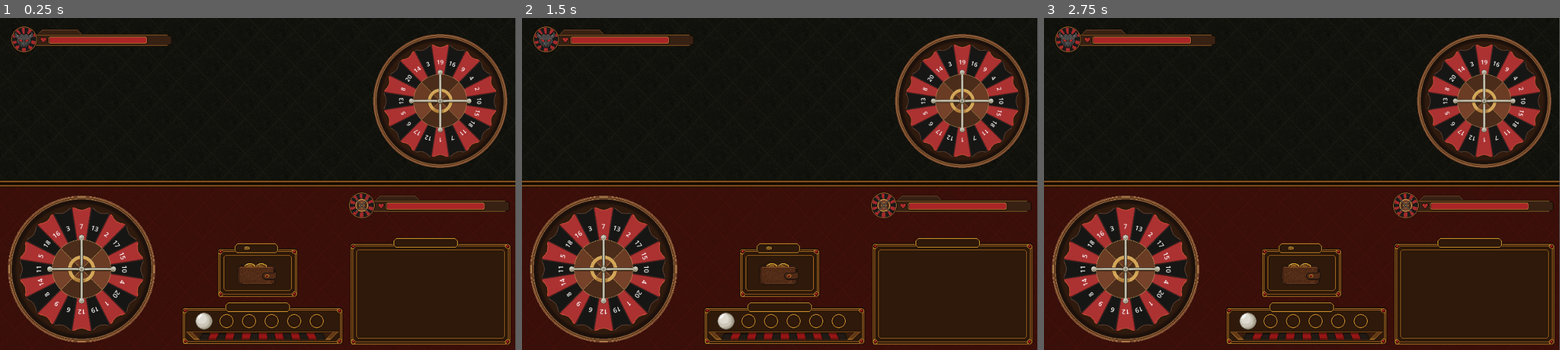
Above: before the commit, frames 1-3 (left to right).
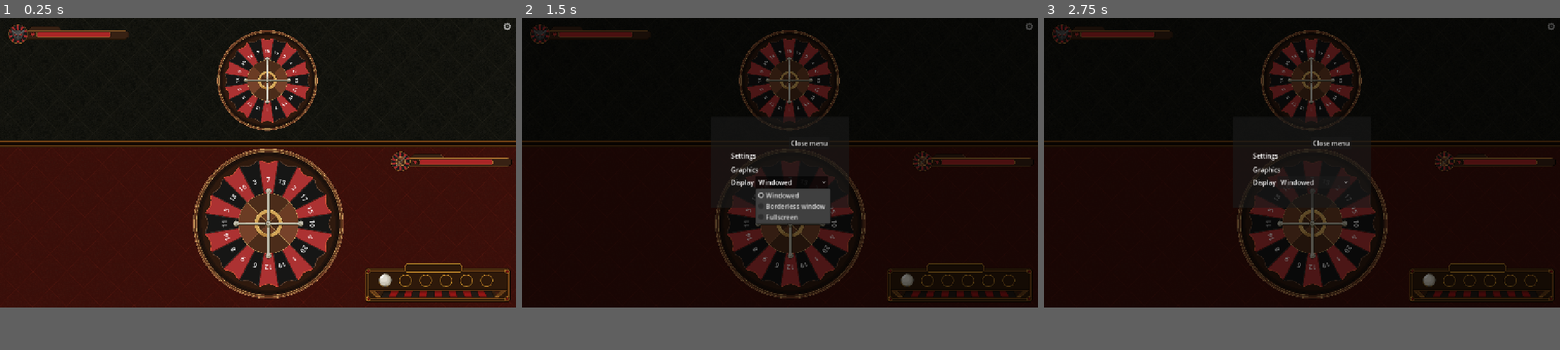
Above: after the commit, the same moments.

Repository: mgrass-dev/spin-it
Game: Godot game, scene res://scenes/main.tscn
Two runs of this game, one before a commit and one after it. Both use one fixed random seed, a clock stepped at 60 frames per second and the inputs below.
Inputs (mouse positions are in pixels of both pictures, inside the frame that each line leads up to):
- Up to frame 1 (0.25 s): no input
- Up to frame 2 (1.5 s): click (1027, 27) at 0.5 s, where only the run after the commit has a clickable "⚙"; click (790, 207) at 1.25 s, where only the run after the commit has a clickable "Windowed"
- Up to frame 3 (2.75 s): click (1549, 27) at 2 s, where only the run after the commit has a clickable "⚙"
In our replay, the window is 799x516 before the commit and 800x450 after it. These sizes can differ from the game's own. Grey fills any space a smaller window leaves; there, only what the larger window draws over its background counts as a difference.

The runs differ from the first frame. In frame 1, 40% of the frame differs, in the area x 0-100%, y 0-100%; in frame 2, 40%, in the area x 0-100%, y 1-100%; in frame 3, 40%.

Commit message:
feat: add settings menu with window mode options and 1280x720 base resolution
- Add settings_menu scene with cogwheel button, overlay and graphics panel
- Window mode option (windowed / fullscreen / exclusive fullscreen) with current state loaded on open
- Échap key closes the menu
- Switch base viewport to 1280x720 with canvas_items stretch mode

Diff:
--- a/project.godot
+++ b/project.godot
@@ -17,8 +17,10 @@
 
 [display]
 
-window/size/viewport_width=960
-window/size/viewport_height=620
+window/size/viewport_width=1280
+window/size/viewport_height=720
+window/size/mode=2
+window/stretch/mode="canvas_items"
 
 [physics]
 
--- a/scenes/main.tscn
+++ b/scenes/main.tscn
@@ -8,10 +8,9 @@
 [ext_resource type="Texture2D" uid="uid://dgu3bykqg77sd" path="res://sprites/background/barre_de_séparation.png" id="5_separator"]
 [ext_resource type="Texture2D" uid="uid://d08syq3ek6nee" path="res://sprites/hud/barre_de_vie_ennemi.png" id="6_enemy_hp"]
 [ext_resource type="Texture2D" uid="uid://bqedb6wkxmhsu" path="res://sprites/hud/barre_de_vie_perso.png" id="7_player_hp"]
-[ext_resource type="Texture2D" uid="uid://d3f6vbykshamd" path="res://sprites/hud/hud_portemonnaie.png" id="8_wallet"]
 [ext_resource type="Texture2D" uid="uid://crvcgeqwk3yuy" path="res://sprites/hud/hud_bille.png" id="9_hud_ball"]
-[ext_resource type="Texture2D" uid="uid://cv2fo2kuwiwf1" path="res://sprites/hud/hud_modificateur.png" id="10_modifier"]
-[ext_resource type="PackedScene" uid="uid://cdam8ge5x3w7ba" path="res://scenes/damage_display.tscn" id="11_damage"]
+[ext_resource type="PackedScene" uid="uid://bpbktemfxbgni" path="res://scenes/damage_display.tscn" id="11_damage"]
+[ext_resource type="PackedScene" uid="uid://bofw1sm0ss8fu" path="res://scenes/settings_menu.tscn" id="11_ya4ey"]
 
 [node name="Main" type="Node2D" unique_id=1165397904]
 script = ExtResource("1_script")
@@ -20,17 +19,18 @@
 anchor_mode = 0
 
 [node name="EnemyBackground" type="Sprite2D" parent="." unique_id=200000001]
-position = Vector2(480, 157.50002)
-scale = Vector2(1, 1.0500001)
+position = Vector2(639.99994, 210)
+scale = Vector2(1.3333333, 1.4)
 texture = ExtResource("3_enemy_bg")
 
 [node name="PlayerBackground" type="Sprite2D" parent="." unique_id=200000002]
-position = Vector2(480, 462.5)
-scale = Vector2(1, 1.0500001)
+position = Vector2(639.99994, 515)
+scale = Vector2(1.3333333, 1.4)
 texture = ExtResource("4_player_bg")
 
 [node name="Separator" type="Sprite2D" parent="." unique_id=200000003]
-position = Vector2(480, 310)
+position = Vector2(647.9999, 313.5)
+scale = Vector2(1.3499997, 1.3499997)
 texture = ExtResource("5_separator")
 
 [node name="EnemyHealthBar" type="Sprite2D" parent="." unique_id=200000004]
@@ -38,31 +38,26 @@
 texture = ExtResource("6_enemy_hp")
 
 [node name="EnemyWheel" parent="." unique_id=200000005 instance=ExtResource("1_wheel")]
-position = Vector2(820, 155)
+position = Vector2(663, 155)
 scale = Vector2(0.5, 0.5)
 
 [node name="PlayerWheel" parent="." unique_id=1552624772 instance=ExtResource("1_wheel")]
-position = Vector2(152, 468.99997)
-scale = Vector2(0.55, 0.55)
+position = Vector2(666, 511)
+scale = Vector2(0.75, 0.75)
 
 [node name="PlayerHealthBar" type="Sprite2D" parent="." unique_id=200000006]
-position = Vector2(799, 350)
+position = Vector2(1119, 357)
 texture = ExtResource("7_player_hp")
 
-[node name="HudWallet" type="Sprite2D" parent="." unique_id=200000007]
-position = Vector2(480, 471)
-texture = ExtResource("8_wallet")
-
 [node name="HudBall" type="Sprite2D" parent="." unique_id=200000008]
-position = Vector2(489, 570)
+position = Vector2(1086, 658)
+scale = Vector2(1.1999999, 1.2)
 texture = ExtResource("9_hud_ball")
-
-[node name="HudModifier" type="Sprite2D" parent="." unique_id=200000009]
-position = Vector2(802, 510)
-texture = ExtResource("10_modifier")
 
 [node name="Ball" parent="." unique_id=200000010 instance=ExtResource("2_ball")]
 z_index = 2
-position = Vector2(380, 566)
+position = Vector2(956, 652)
 
 [node name="DamageDisplay" parent="." unique_id=200000011 instance=ExtResource("11_damage")]
+
+[node name="SettingsMenu" parent="." unique_id=623952953 instance=ExtResource("11_ya4ey")]
--- /dev/null
+++ b/scenes/settings_menu.tscn
@@ -0,0 +1,96 @@
+[gd_scene format=3 uid="uid://bofw1sm0ss8fu"]
+
+[ext_resource type="Script" uid="uid://7onstwo6y4t" path="res://scripts/settings_menu.gd" id="1_05p07"]
+
+[node name="SettingsMenu" type="CanvasLayer" unique_id=623952953]
+script = ExtResource("1_05p07")
+
+[node name="SettingsButton" type="Button" parent="." unique_id=72797801]
+anchors_preset = 1
+anchor_left = 1.0
+anchor_right = 1.0
+offset_left = -42.0
+offset_bottom = 42.0
+grow_horizontal = 0
+theme_override_font_sizes/font_size = 24
+text = "⚙"
+flat = true
+
+[node name="MenuPanel" type="Control" parent="." unique_id=988914559]
+visible = false
+layout_mode = 3
+anchors_preset = 15
+anchor_right = 1.0
+anchor_bottom = 1.0
+grow_horizontal = 2
+grow_vertical = 2
+
+[node name="ColorRect" type="ColorRect" parent="MenuPanel" unique_id=1548213815]
+layout_mode = 1
+anchors_preset = 15
+anchor_right = 1.0
+anchor_bottom = 1.0
+grow_horizontal = 2
+grow_vertical = 2
+color = Color(0, 0, 0, 0.5647059)
+
+[node name="PanelContainer" type="PanelContainer" parent="MenuPanel" unique_id=293439844]
+clip_contents = true
+layout_mode = 1
+anchors_preset = 8
+anchor_left = 0.5
+anchor_top = 0.5
+anchor_right = 0.5
+anchor_bottom = 0.5
+offset_left = -172.0
+offset_top = -57.0
+offset_right = 172.0
+offset_bottom = 57.0
+grow_horizontal = 2
+grow_vertical = 2
+
+[node name="MarginContainer" type="MarginContainer" parent="MenuPanel/PanelContainer" unique_id=1663855790]
+layout_mode = 2
+theme_override_constants/margin_left = 50
+theme_override_constants/margin_top = 50
+theme_override_constants/margin_right = 50
+theme_override_constants/margin_bottom = 50
+
+[node name="VBoxContainer" type="VBoxContainer" parent="MenuPanel/PanelContainer/MarginContainer" unique_id=828561880]
+layout_mode = 2
+alignment = 1
+
+[node name="SettingsButtonClose" type="Button" parent="MenuPanel/PanelContainer/MarginContainer/VBoxContainer" unique_id=392794596]
+custom_minimum_size = Vector2(28, 28)
+layout_mode = 2
+size_flags_horizontal = 8
+text = "Close menu"
+
+[node name="Label" type="Label" parent="MenuPanel/PanelContainer/MarginContainer/VBoxContainer" unique_id=2010785763]
+layout_mode = 2
+text = "Settings"
+
+[node name="HSeparator" type="HSeparator" parent="MenuPanel/PanelContainer/MarginContainer/VBoxContainer" unique_id=542555549]
+layout_mode = 2
+
+[node name="Label2" type="Label" parent="MenuPanel/PanelContainer/MarginContainer/VBoxContainer" unique_id=2020125576]
+layout_mode = 2
+text = "Graphics"
+
+[node name="HBoxContainer" type="HBoxContainer" parent="MenuPanel/PanelContainer/MarginContainer/VBoxContainer" unique_id=1268418996]
+layout_mode = 2
+
+[node name="Label" type="Label" parent="MenuPanel/PanelContainer/MarginContainer/VBoxContainer/HBoxContainer" unique_id=2089302134]
+layout_mode = 2
+text = "Display"
+
+[node name="ScreenOptionButton" type="OptionButton" parent="MenuPanel/PanelContainer/MarginContainer/VBoxContainer/HBoxContainer" unique_id=1564662085]
+layout_mode = 2
+selected = 0
+item_count = 3
+popup/item_0/text = "Windowed"
+popup/item_0/id = 0
+popup/item_1/text = "Borderless window"
+popup/item_1/id = 1
+popup/item_2/text = "Fullscreen"
+popup/item_2/id = 2
--- a/scenes/wheel_item.tscn
+++ b/scenes/wheel_item.tscn
@@ -6,11 +6,11 @@
 [sub_resource type="RectangleShape2D" id="RectangleShape2D_wi003"]
 size = Vector2(64, 32)
 
-[node name="WheelItem" type="Area2D"]
+[node name="WheelItem" type="Area2D" unique_id=1915332875]
 script = ExtResource("1_wi001")
 
-[node name="Sprite2D" type="Sprite2D" parent="."]
+[node name="Sprite2D" type="Sprite2D" parent="." unique_id=2015949323]
 texture = ExtResource("2_wi002")
 
-[node name="CollisionShape2D" type="CollisionShape2D" parent="."]
+[node name="CollisionShape2D" type="CollisionShape2D" parent="." unique_id=1288455624]
 shape = SubResource("RectangleShape2D_wi003")
--- a/scripts/main.gd
+++ b/scripts/main.gd
@@ -14,6 +14,11 @@
 var _ball_approach_time := 0.0
 
 func _ready() -> void:
+	if not OS.has_feature("editor"):
+		var screen_size := DisplayServer.screen_get_size()
+		DisplayServer.window_set_size(screen_size)
+		DisplayServer.window_set_position(Vector2i.ZERO)
+
 	ball.picked_up.connect(_on_ball_picked_up)
 	ball.released.connect(_on_ball_released)
 	player_wheel.spin_completed.connect(_on_spin_completed)
--- /dev/null
+++ b/scripts/settings_menu.gd
@@ -0,0 +1,30 @@
+extends CanvasLayer
+
+@onready var menu_panel: Control = $MenuPanel
+@onready var settings_button: Button = $SettingsButton
+@onready var settings_button_close: Button = $MenuPanel/PanelContainer/MarginContainer/VBoxContainer/SettingsButtonClose
+@onready var screen_option_button: OptionButton = $MenuPanel/PanelContainer/MarginContainer/VBoxContainer/HBoxContainer/ScreenOptionButton
+
+func _ready() -> void:
+	settings_button.pressed.connect(_on_settings_pressed)
+	settings_button_close.pressed.connect(_on_settings_pressed)
+	screen_option_button.item_selected.connect(_on_display_mode_selected)
+
+	var current_mode := DisplayServer.window_get_mode()
+	match current_mode:
+		DisplayServer.WINDOW_MODE_WINDOWED: screen_option_button.selected = 0
+		DisplayServer.WINDOW_MODE_FULLSCREEN: screen_option_button.selected = 1
+		DisplayServer.WINDOW_MODE_EXCLUSIVE_FULLSCREEN: screen_option_button.selected = 2
+
+func _on_settings_pressed() -> void:
+	menu_panel.visible = not menu_panel.visible
+
+func _unhandled_input(event: InputEvent) -> void:
+	if event.is_action_pressed("ui_cancel") and menu_panel.visible:
+		_on_settings_pressed()
+
+func _on_display_mode_selected(index: int) -> void:
+	match index:
+		0: DisplayServer.window_set_mode(DisplayServer.WINDOW_MODE_WINDOWED)
+		1: DisplayServer.window_set_mode(DisplayServer.WINDOW_MODE_FULLSCREEN)
+		2: DisplayServer.window_set_mode(DisplayServer.WINDOW_MODE_EXCLUSIVE_FULLSCREEN)
Not shown, added: scripts/settings_menu.gd.uid
